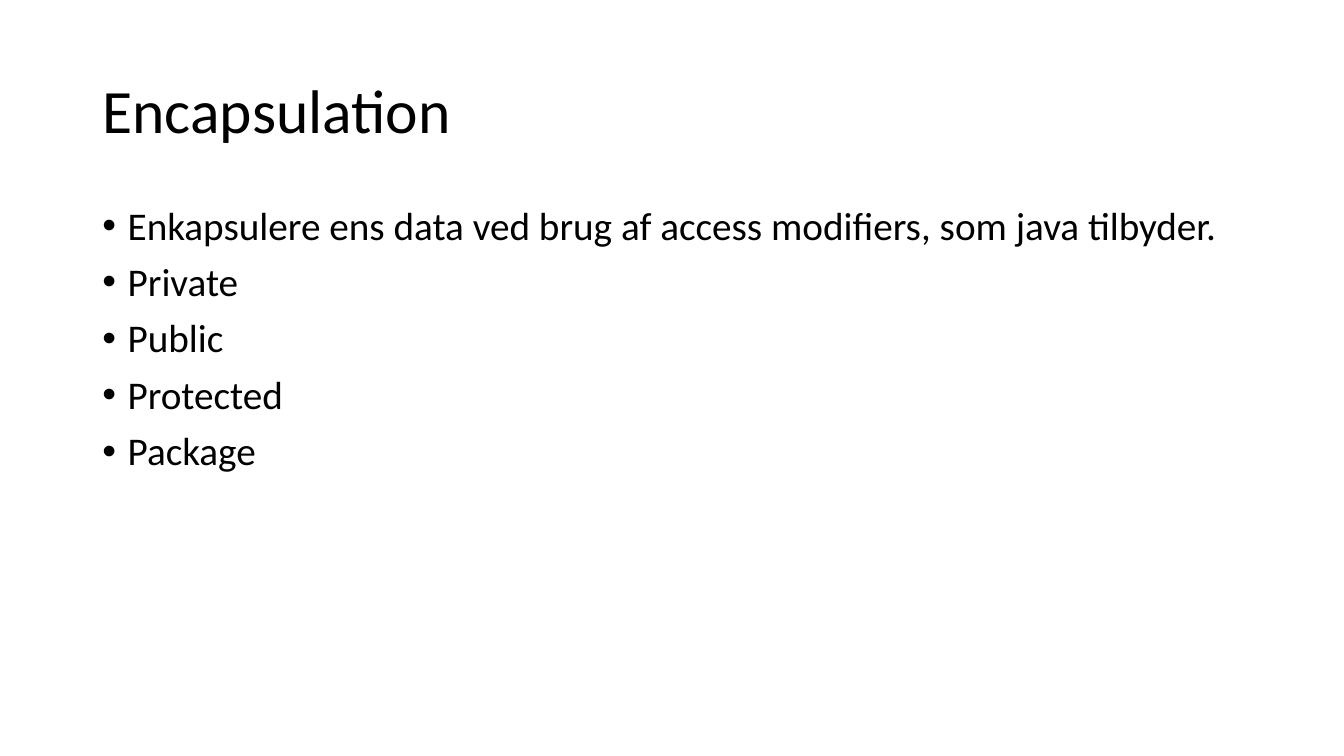
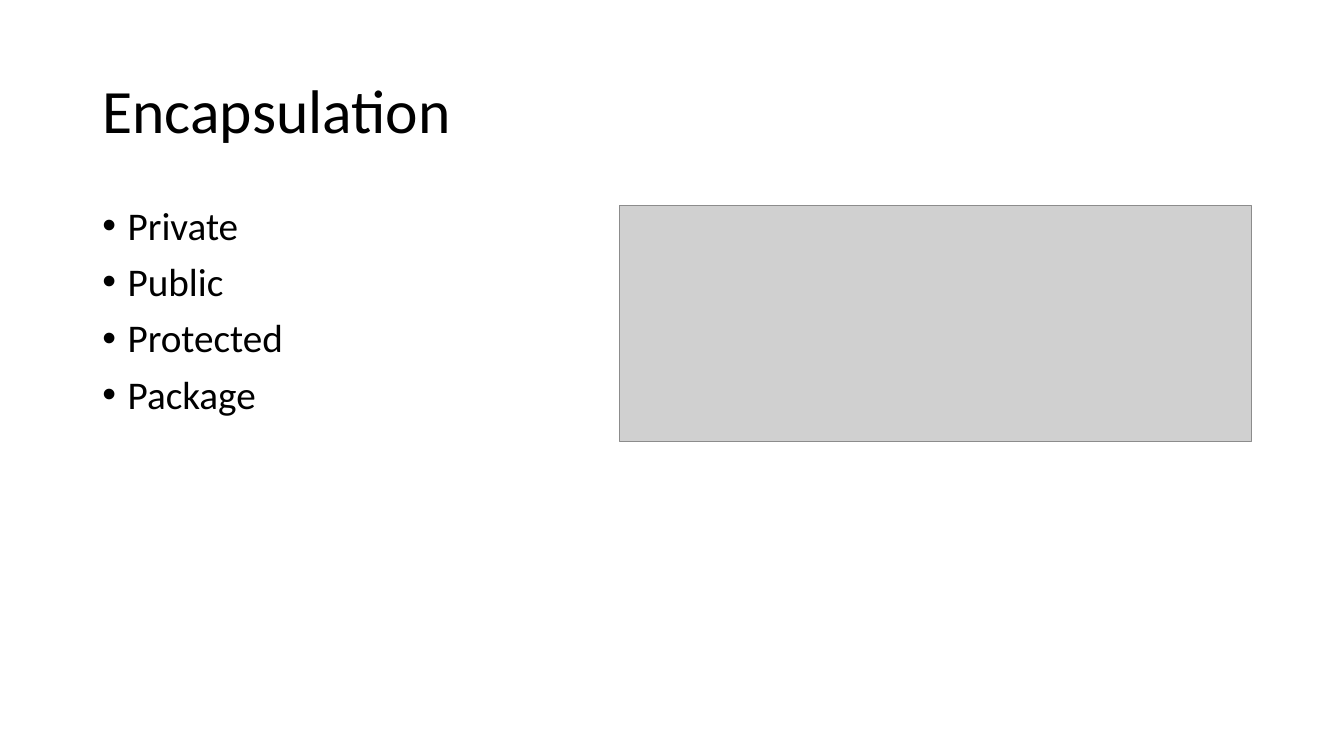
Before and after one commit to ortismal/3.-semester-SWC-TEK-slides, a slide deck: slide 11 of ObjectOrientedProgramming.pptx (slide 15 before the commit). Drawn at 1344x756 pixels with LibreOffice and Linux fonts; fonts in the diff are those of the drawing; grey boxes stand for pictures. Boxes give left, top, right and bottom in pixels: in the first picture for what was removed or moved away, otherwise in the second. Text is boxed around its words. In the diff, an @@ line names an element or a change of style, - is before the commit and + after.

```diff
--- a/ObjectOrientedProgramming.pptx
+++ b/ObjectOrientedProgramming.pptx
@@ picture added at [620, 206, 1252, 441] @@
@@ text at [128, 212, 1216, 247]: paragraph removed @@
-• Enkapsulere ens data ved brug af access modifiers, som java tilbyder.
```
Also in this commit, not shown: 5 other slides changed, 1 slide added, 5 slides removed, 9 other files.
